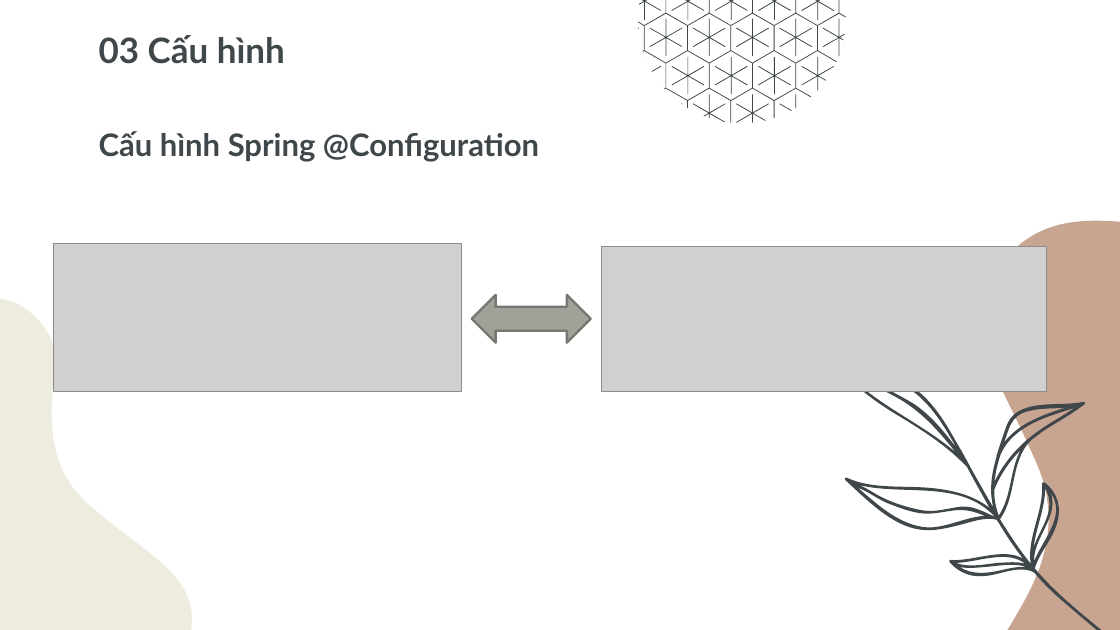
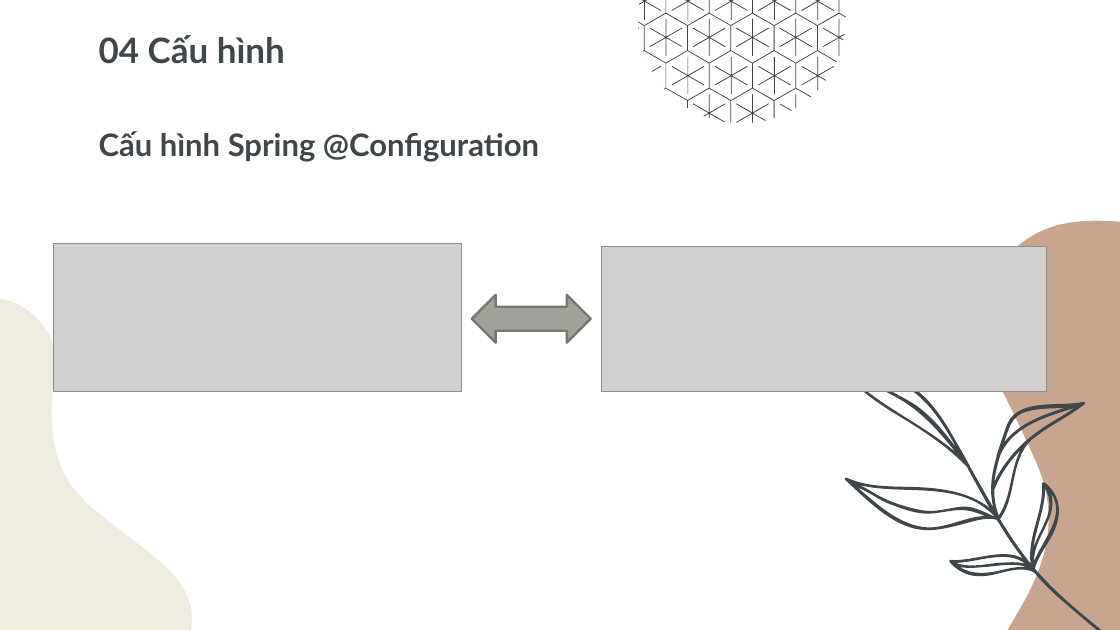
Before and after one commit to VoVanDuc20110635/CongNghePhanMemMoi, a slide deck: slide 17 of Nhom1_QuanLyTaiNguyenTinhVaThuMucTinhTrongSpringBoot.pptx (slide 15 before the commit). Drawn at 1120x630 pixels with LibreOffice and Linux fonts; fonts in the diff are those of the drawing; grey boxes stand for pictures. Boxes give left, top, right and bottom in pixels: in the first picture for what was removed or moved away, otherwise in the second. Text is boxed around its words. In the diff, an @@ line names an element or a change of style, - is before the commit and + after.

```diff
--- a/Nhom1_QuanLyTaiNguyenTinhVaThuMucTinhTrongSpringBoot.pptx
+++ b/Nhom1_QuanLyTaiNguyenTinhVaThuMucTinhTrongSpringBoot.pptx
@@ title at (99, 35, 285, 64): text changed @@
-03 Cấu hình
+04 Cấu hình
```
Also in this commit, not shown: 8 other slides changed, 2 slides added.
